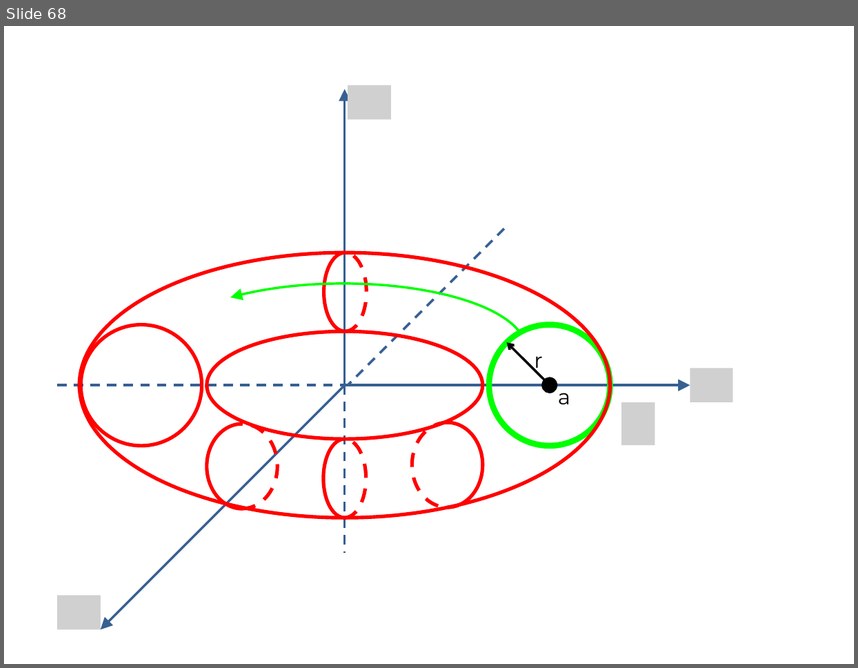
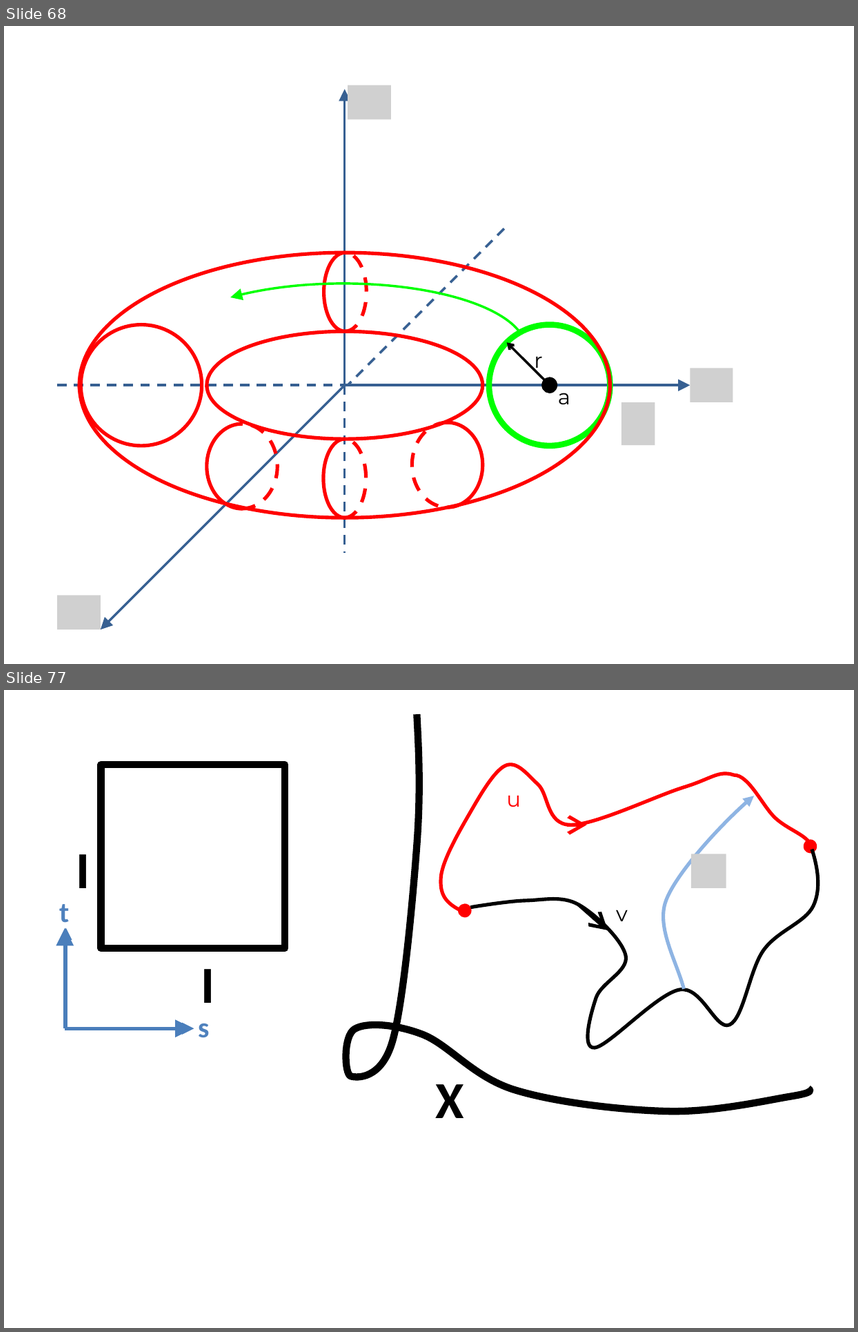
Before and after one commit to lutteropp/GeoTopo, a slide deck: images/Bilder.pptx. Shown one above the other, each under a label of ours: slide 68 before the commit, slides 68 and 77 after it; the slides between them are not shown. The pictures are 858x668 and 858x1332 pixels, drawn with LibreOffice and Linux fonts; fonts in the diff are those of the drawing; grey boxes stand for pictures. Boxes give left, top, right and bottom in pixels: in the first picture for what was removed or moved away, otherwise in the second. Text is boxed around its words. In the diff, an @@ line names an element or a change of style, - is before the commit and + after.

```diff
--- a/images/Bilder.pptx
+++ b/images/Bilder.pptx
@@ slide 77 added at (x1=4, y1=690, x2=854, y2=1328), background #FFFFFF @@
@@ freeform shape added at (x1=346, y1=715, x2=810, y2=1112), outline #000000 6 pt @@
@@ rectangle added at (x1=101, y1=765, x2=285, y2=949), outline #000000 6 pt @@
@@ freeform shape added at (x1=441, y1=765, x2=811, y2=912), outline #FF0000 3 pt @@
@@ text added at (x1=506, y1=795, x2=521, y2=807), 18 pt, text #FF0000 @@
+u
@@ freeform shape added at (x1=664, y1=796, x2=755, y2=988), outline #8EB4E3 3 pt @@
@@ arrow added from (570, 825) to (586, 825), #FF0000 3 pt @@
@@ text added at (x1=76, y1=854, x2=90, y2=888), 44 pt, text #000000, bold @@
+I
@@ freeform shape added at (x1=470, y1=849, x2=818, y2=1047), outline #000000 3 pt @@
@@ picture added at (x1=691, y1=854, x2=726, y2=888) @@
@@ ellipse added at (x1=804, y1=840, x2=818, y2=854), fill #FF0000 @@
@@ text added at (x1=59, y1=904, x2=69, y2=929), 24 pt, text #4F81BD, bold @@
+t
@@ ellipse added at (x1=458, y1=903, x2=472, y2=917), fill #FF0000 @@
@@ arrow added from (579, 904) to (608, 929), #000000 3 pt @@
@@ text added at (x1=616, y1=909, x2=628, y2=921), 18 pt, text #000000 @@
+v
@@ arrow added from (65, 1028) to (65, 928), #4B7EBC 3 pt @@
@@ arrow added from (66, 1028) to (66, 928), #4B7EBC 2 pt @@
@@ text added at (x1=201, y1=969, x2=215, y2=1003), 44 pt, text #000000, bold @@
+I
@@ arrow added from (65, 1028) to (193, 1028), #4B7EBC 3 pt @@
@@ arrow added from (66, 1028) to (194, 1028), #4B7EBC 2 pt @@
@@ text added at (x1=198, y1=1023, x2=209, y2=1038), 24 pt, text #4F81BD, bold @@
+s
@@ text added at (x1=435, y1=1084, x2=464, y2=1118), 44 pt, text #000000, bold @@
+X
```
Also in this commit, not shown: 9 other slides added, 24 other files.
